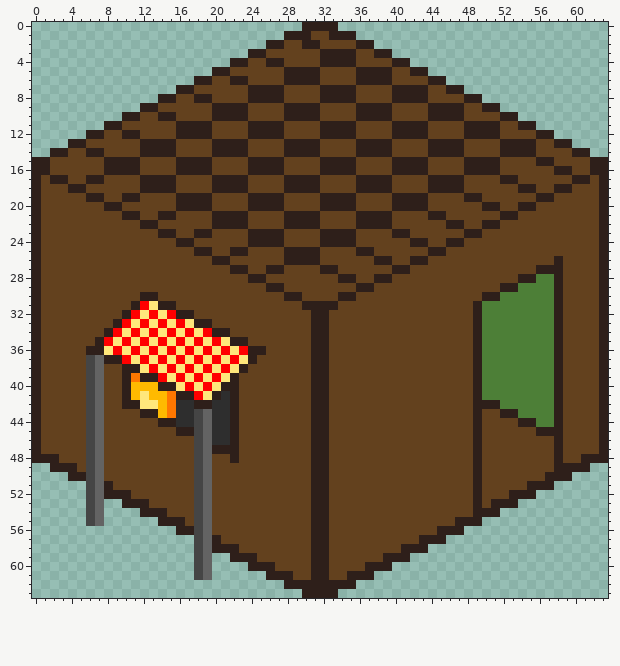
Pixel-art sprite, stored at assets/graphics/buildings/towncenter.png. Above, as it was before the edit.
The file is 64x64 pixels.
Now the later version:
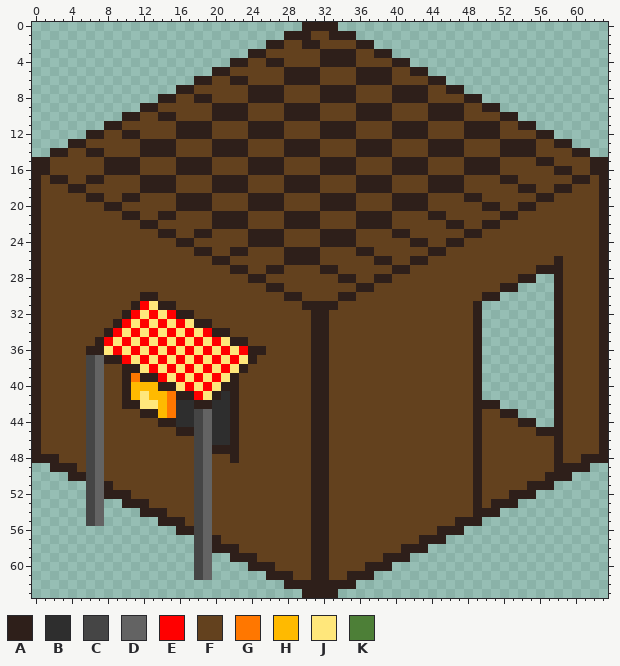
Palette (. is transparent): A #2e1f1a  B #2e2e2e  C #454545  D #636363  E #ff0000  F #63411e  G #ff7700  H #ffba00  J #ffe77b  K #4d7f37
What changed:
y 28: x 56..57 KK -> ..
y 29: x 54..57 KKKK -> ....
y 30: x 52..57 KKKKKK -> ......
y 31..41: x 50..57 KKKKKKKK -> ........
y 42: x 52..57 KKKKKK -> ......
y 43: x 54..57 KKKK -> ....
y 44: x 56..57 KK -> ..
Pixel boxes of the changes (left, top, right, bottom) in both pictures:
erased: (482, 274, 554, 427)
